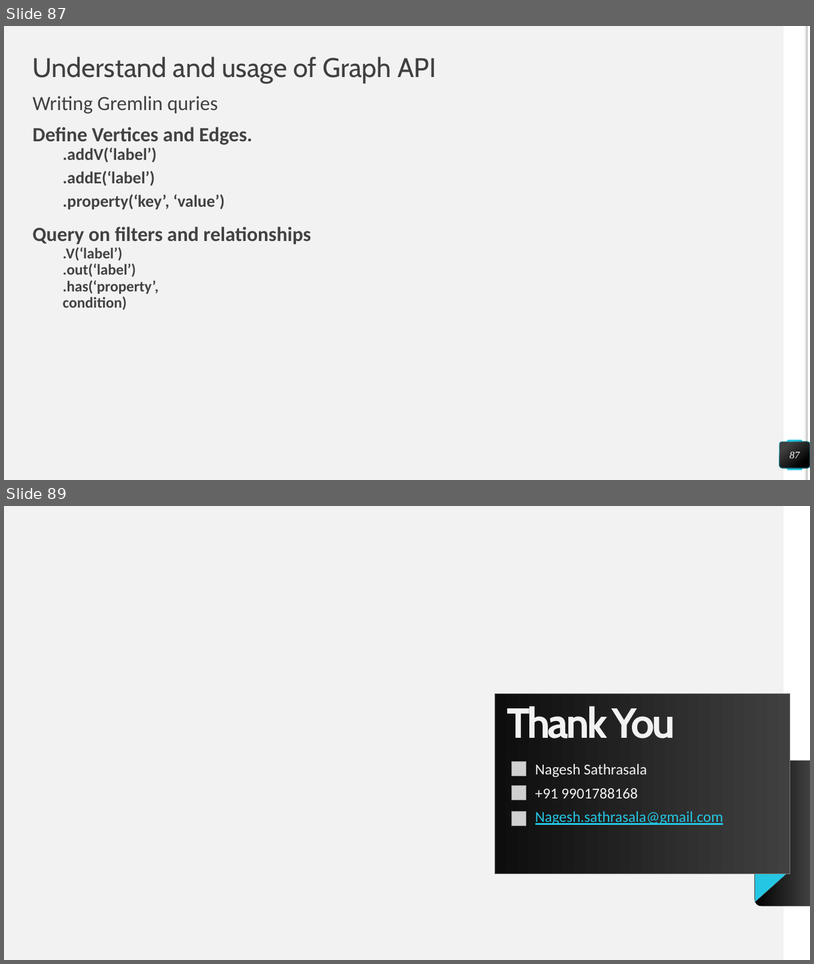
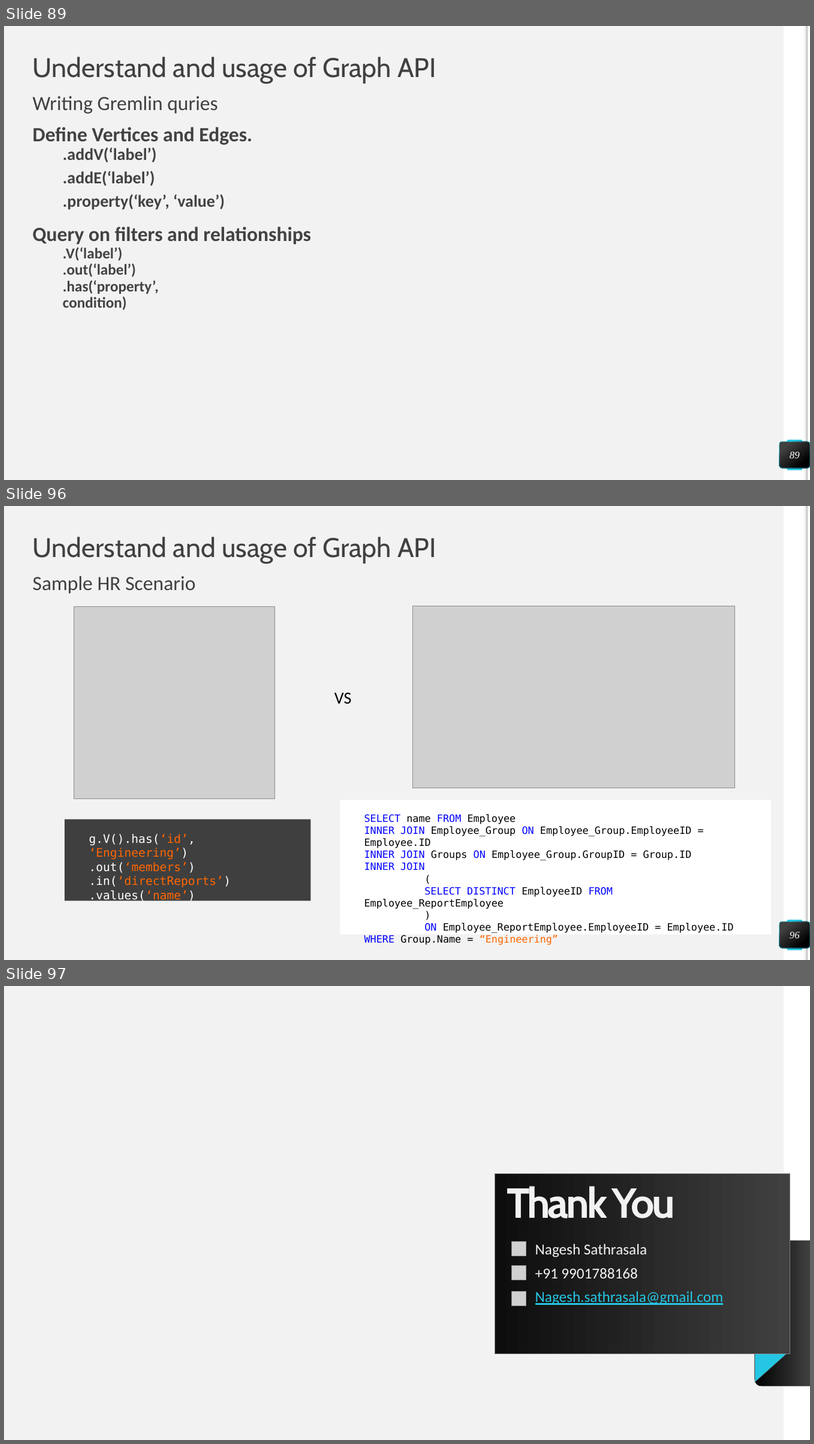
Before and after one commit to NageshSathrasala/CosmodbMS, a slide deck: Azure CosmosDB_New.pptx. Shown one above the other, each under a label of ours: slides 87 and 89 before the commit, slides 89, 96 and 97 after it; the slides between them are not shown. The pictures are 814x964 and 814x1444 pixels, drawn with LibreOffice and Linux fonts; fonts in the diff are those of the drawing; grey boxes stand for pictures; background and template pictures are left out. Boxes give left, top, right and bottom in pixels: in the first picture for what was removed or moved away, otherwise in the second. Text is boxed around its words. In the diff, an @@ line names an element or a change of style, - is before the commit and + after.

```diff
--- a/Azure CosmosDB_New.pptx
+++ b/Azure CosmosDB_New.pptx
@@ slide 96 added at (4, 506, 810, 960), background #F2F2F2; not listed: 4 template elements that a slide beside it also shows @@
@@ title added at (33, 537, 437, 564), 32 pt, text #404040 @@
+Understand and usage of Graph API
@@ text added at (33, 576, 195, 594), 24 pt, text #404040 @@
+Sample HR Scenario
@@ picture added at (74, 606, 275, 798) @@
@@ picture added at (413, 606, 735, 787) @@
@@ text added at (335, 693, 352, 703), 20 pt, text #000000 @@
+VS
@@ rectangle added at (341, 800, 771, 934), fill #FFFFFF, 12 pt, text #000000 @@
+SELECT name FROM Employee
+INNER JOIN Employee_Group ON Employee_Group.EmployeeID = Employee.ID
+INNER JOIN Groups ON Employee_Group.GroupID = Group.ID
+INNER JOIN
+(
+SELECT DISTINCT EmployeeID FROM Employee_ReportEmployee
+)
+ON Employee_ReportEmployee.EmployeeID = Employee.ID
+WHERE Group.Name = “Engineering”
@@ rectangle added at (65, 819, 311, 900), fill #3F3F3F, 14 pt, text #FF6600 @@
+g.V().has(‘id’, ‘Engineering’)
+.out(‘members’)
+.in(‘directReports’)
+.values(‘name’)
@@ page number added at (780, 921, 810, 948), fill gradient #404040 to #000000, outline #25C6E3 0.5 pt, 12 pt, text #FFFFFF, italic @@
+96
@@ what was slide 87 is now slide 89 @@
@@ page number at (790, 451, 800, 458): text changed @@
-87
+89
@@ what was slide 89 is now slide 97 @@
```
Also in this commit, not shown: 3 slides changed, 7 other slides added.
